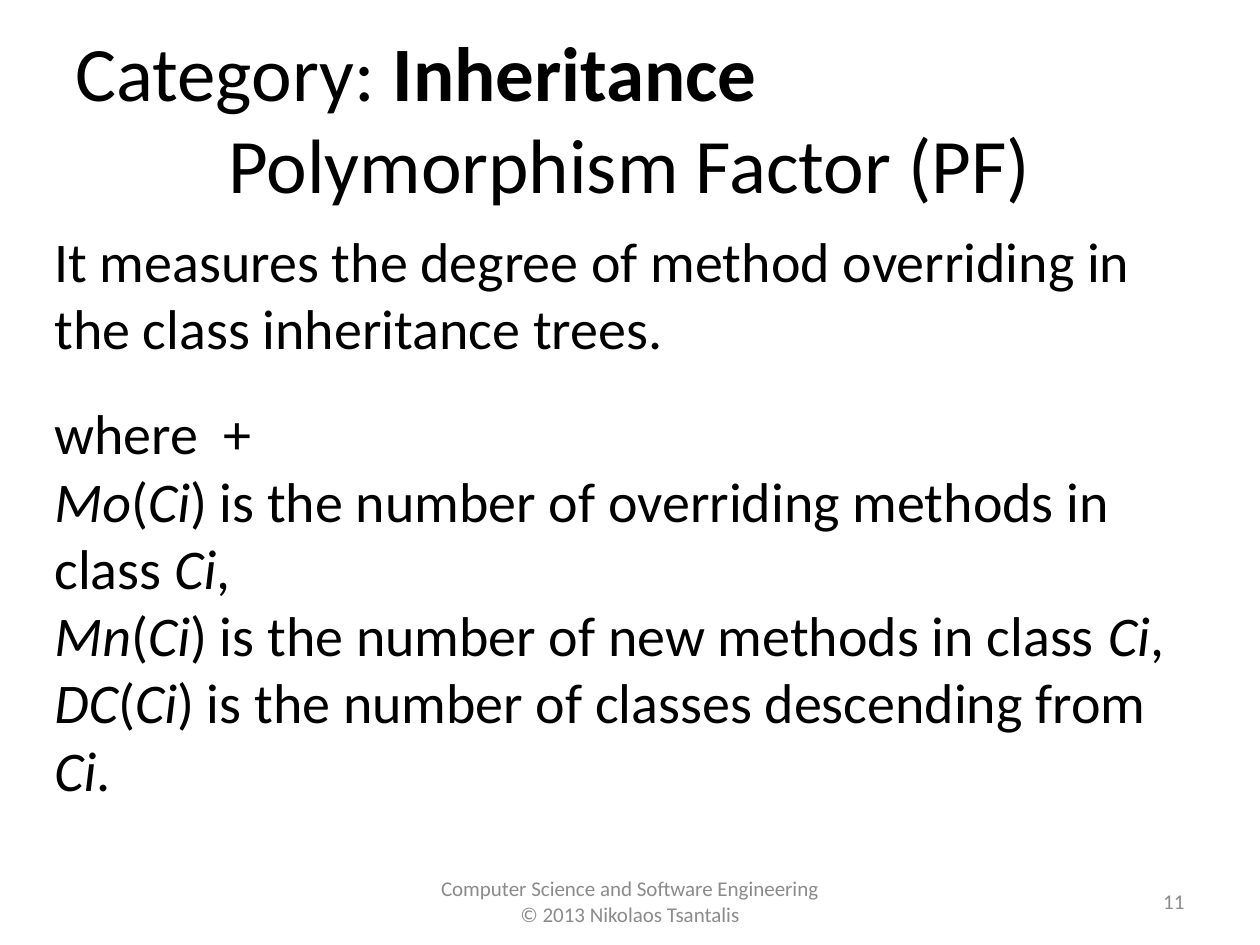
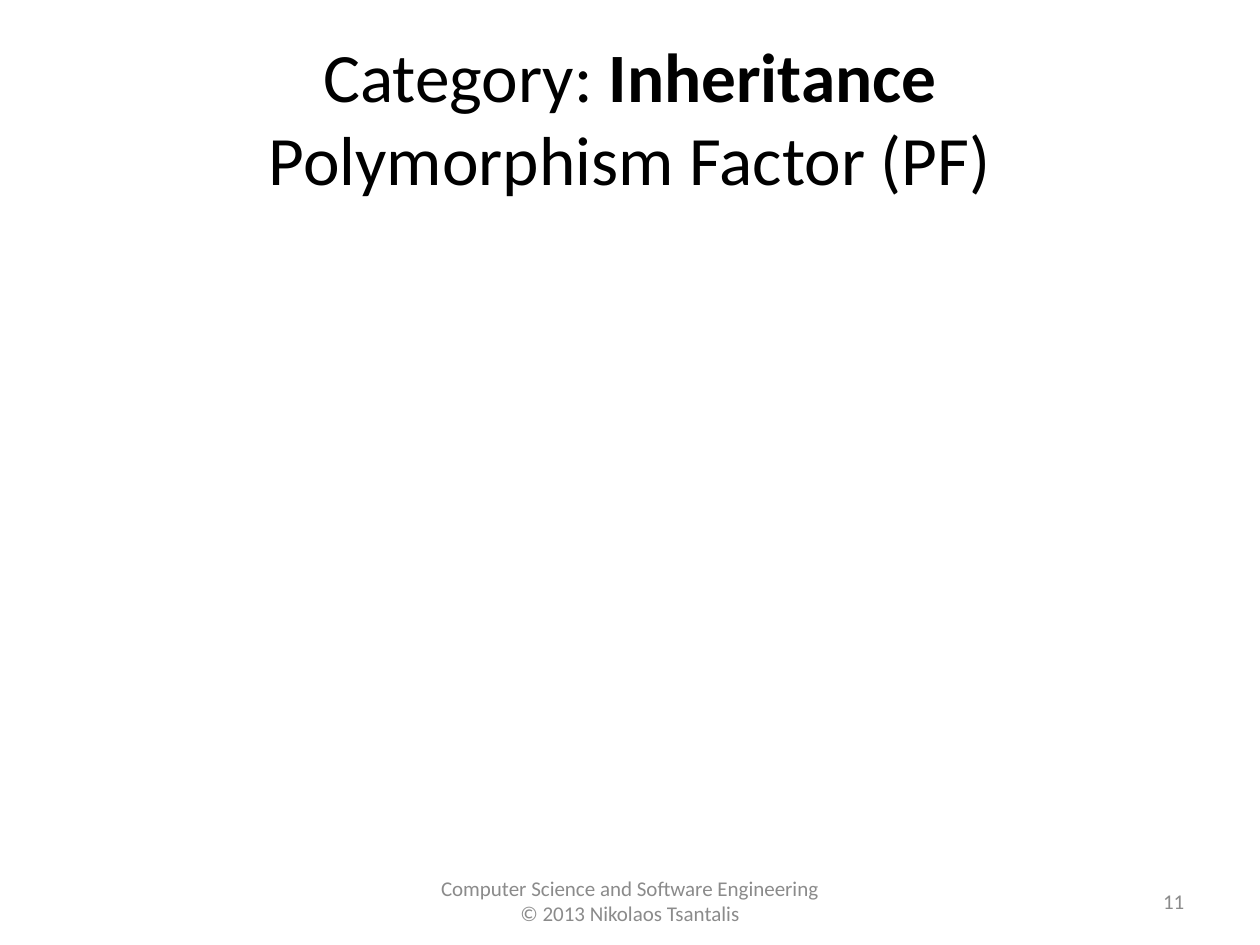
Before and after one commit to tajmilur-rahman/SOEN6611, a slide deck: slide 11 of lectures/lec4/Object-Oriented_Metrics_MOOD.pptx. Drawn at 1260x945 pixels with LibreOffice and Linux fonts; fonts in the diff are those of the drawing; grey boxes stand for pictures. Boxes give left, top, right and bottom in pixels: in the first picture for what was removed or moved away, otherwise in the second. Text is boxed around its words. In the diff, an @@ line names an element or a change of style, - is before the commit and + after.

```diff
--- a/lectures/lec4/Object-Oriented_Metrics_MOOD.pptx
+++ b/lectures/lec4/Object-Oriented_Metrics_MOOD.pptx
@@ title "Category: Inheritance Polymorphism Factor (PF)" at (x1=269, y1=53, x2=991, y2=197): size 44 to 39.6 pt @@
@@ text removed at (x1=54, y1=243, x2=1164, y2=792) @@
-It measures the degree of method overriding in the class inheritance trees.
-where +
-Mo(Ci) is the number of overriding methods in class Ci,
-Mn(Ci) is the number of new methods in class Ci,
-DC(Ci) is the number of classes descending from Ci.
```
Also in this commit, not shown: 14 other slides changed, 12 other files.
